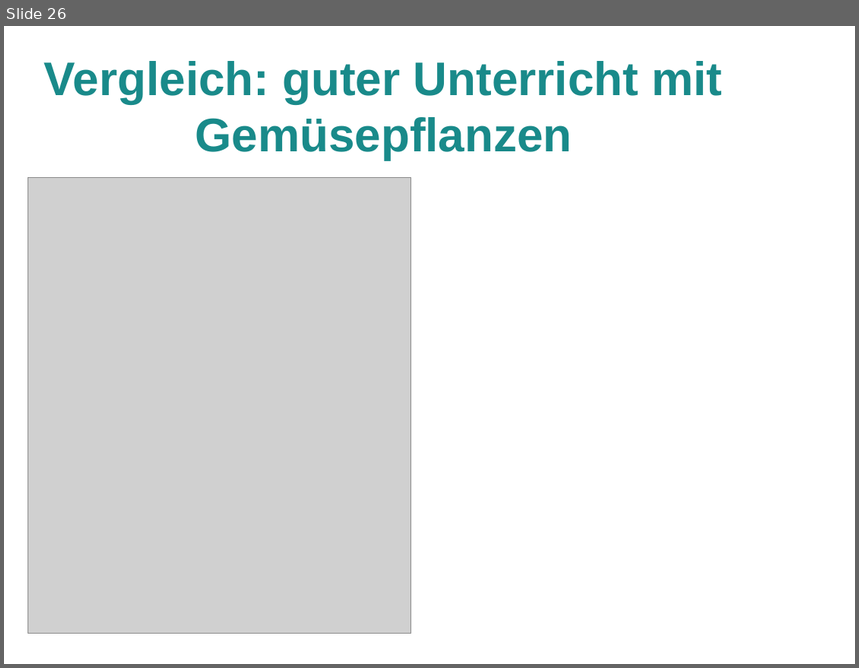
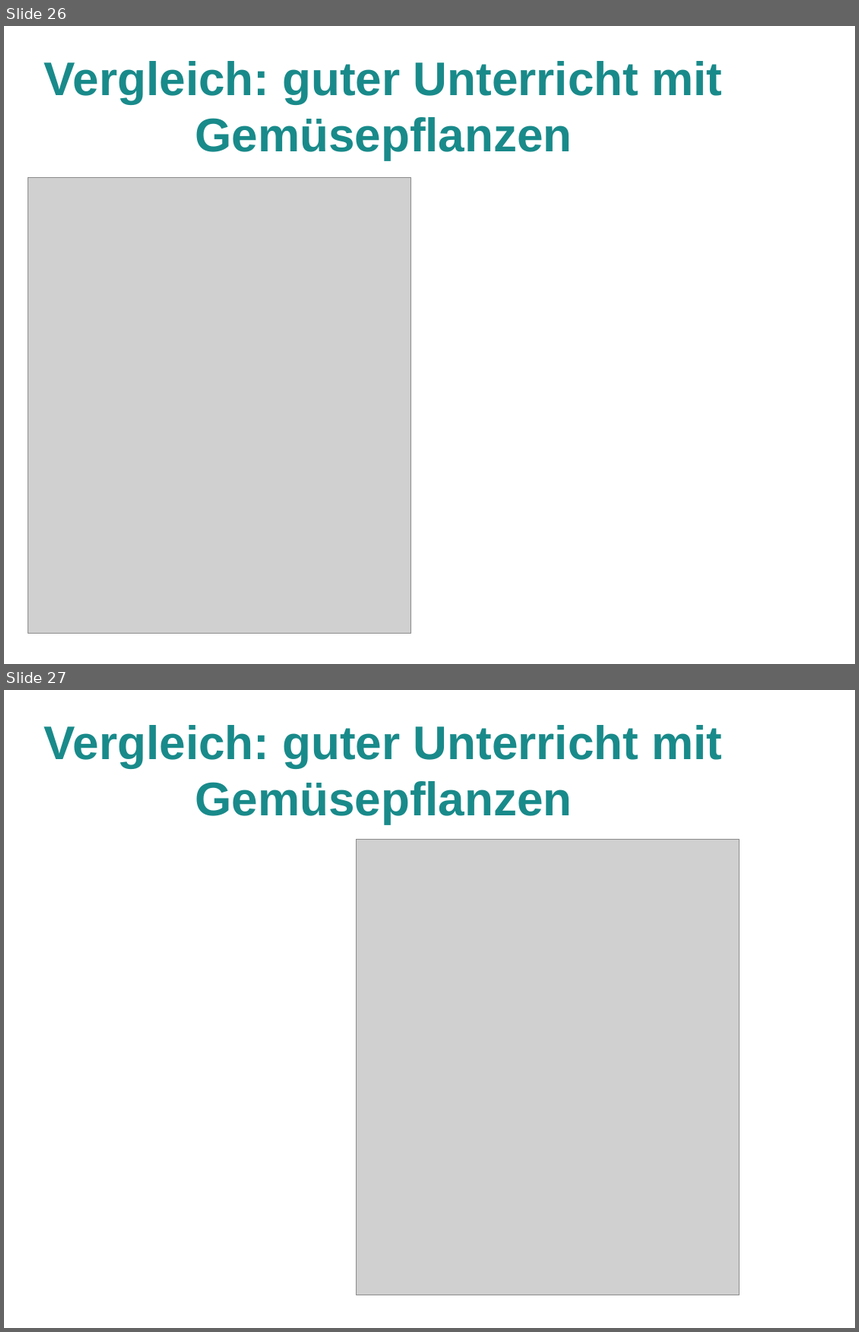
Before and after one commit to LorenzMueller/SS19, a slide deck: Mathe Didaktik/Präsentation.odp. Shown one above the other, each under a label of ours: slide 26 before the commit, slides 26 and 27 after it. The pictures are 859x668 and 859x1332 pixels, drawn with LibreOffice and Linux fonts; fonts in the diff are those of the drawing; grey boxes stand for pictures; background and template pictures are left out. Boxes give left, top, right and bottom in pixels: in the first picture for what was removed or moved away, otherwise in the second. Text is boxed around its words. In the diff, an @@ line names an element or a change of style, - is before the commit and + after.

```diff
--- a/Mathe Didaktik/Präsentation.odp
+++ b/Mathe Didaktik/Präsentation.odp
@@ slide 27 added at box(4, 690, 855, 1328), background picture (left out) @@
@@ title added at box(44, 725, 722, 824), 44 pt, text #198A8A, bold @@
+Vergleich: guter Unterricht mit Gemüsepflanzen
@@ picture added at box(357, 839, 740, 1296) @@
```
Also in this commit, not shown: 8 slides changed, 1 other slide added, 1 slide removed, 5 other files.
